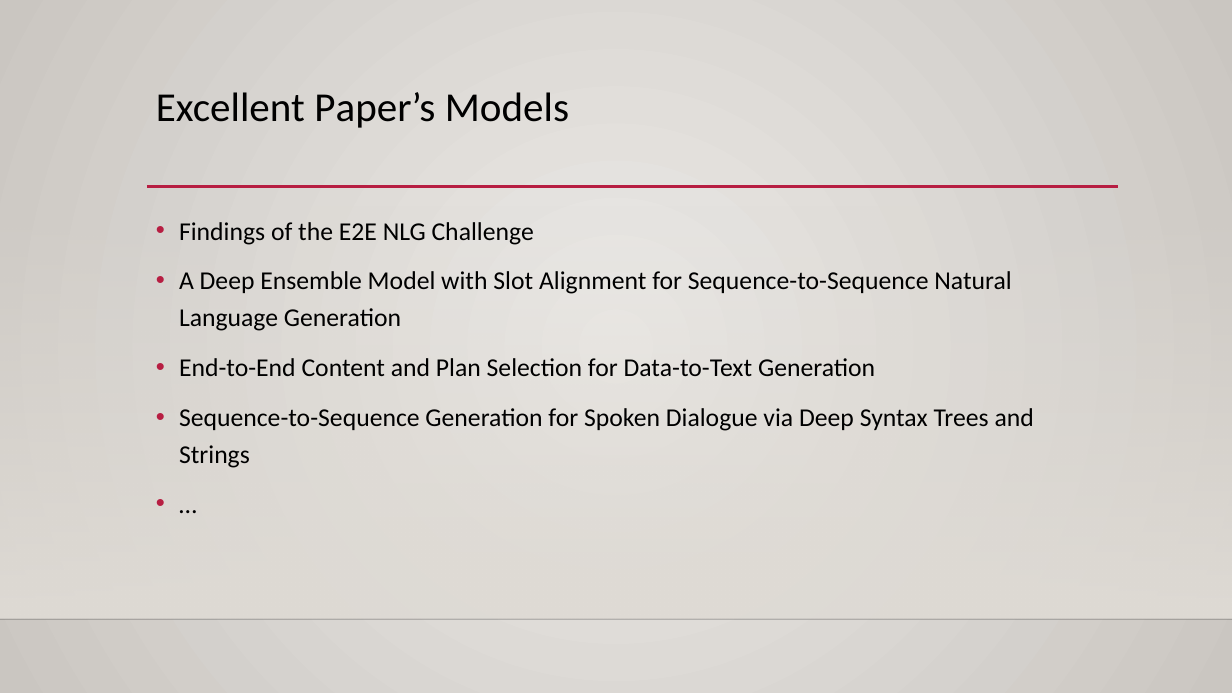
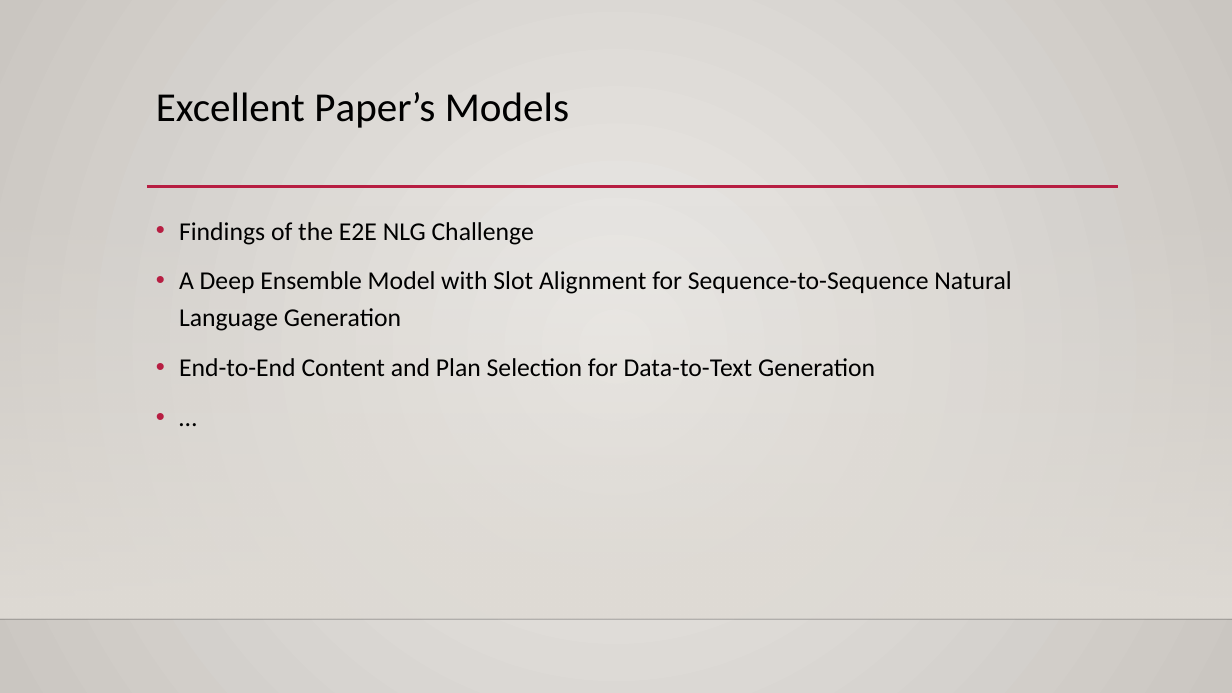
Before and after one commit to huangxiancun/data2text_generation, a slide deck: slide 6 of data_to_text_generation/data_to_text_generation_research_by_huang.pptx. Drawn at 1232x693 pixels with LibreOffice and Linux fonts; fonts in the diff are those of the drawing; background and template pictures are left out. Boxes give left, top, right and bottom in pixels: in the first picture for what was removed or moved away, otherwise in the second. Text is boxed around its words. In the diff, an @@ line names an element or a change of style, - is before the commit and + after.

```diff
--- a/data_to_text_generation/data_to_text_generation_research_by_huang.pptx
+++ b/data_to_text_generation/data_to_text_generation_research_by_huang.pptx
@@ text at (x1=179, y1=408, x2=1034, y2=468): paragraph removed @@
-• Sequence-to-Sequence Generation for Spoken Dialogue via Deep Syntax Trees and Strings
```
Also in this commit, not shown: 7 other slides changed, 4 slides added, 1 slide removed.
